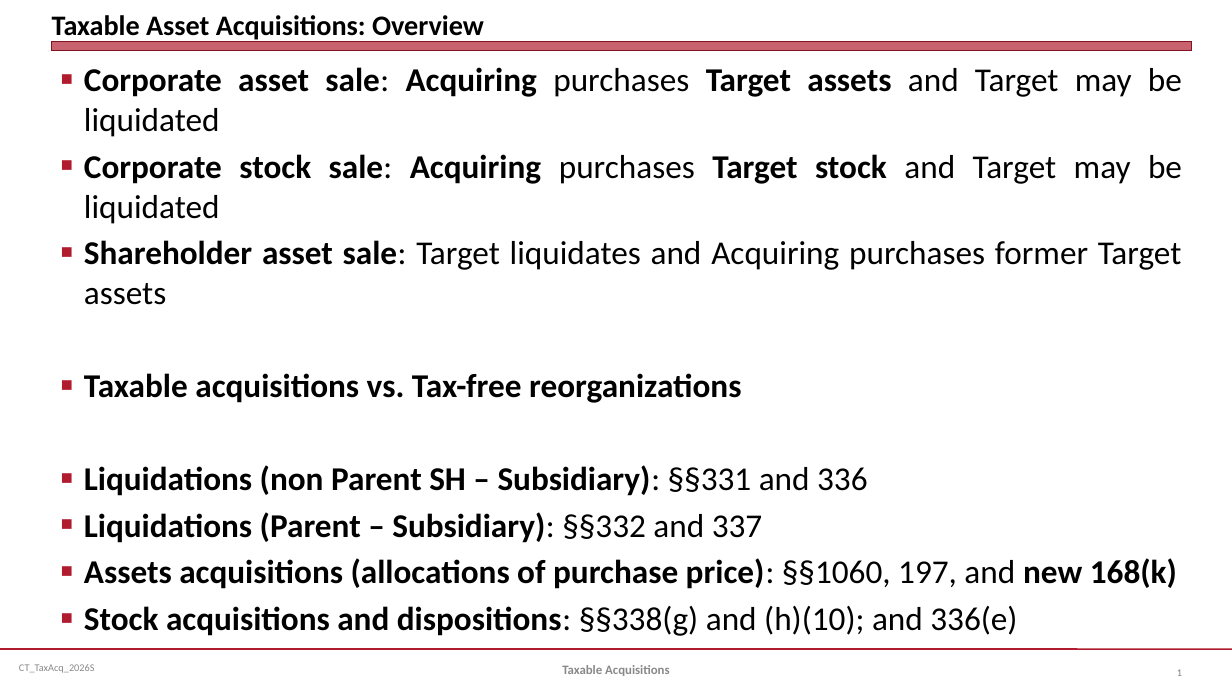
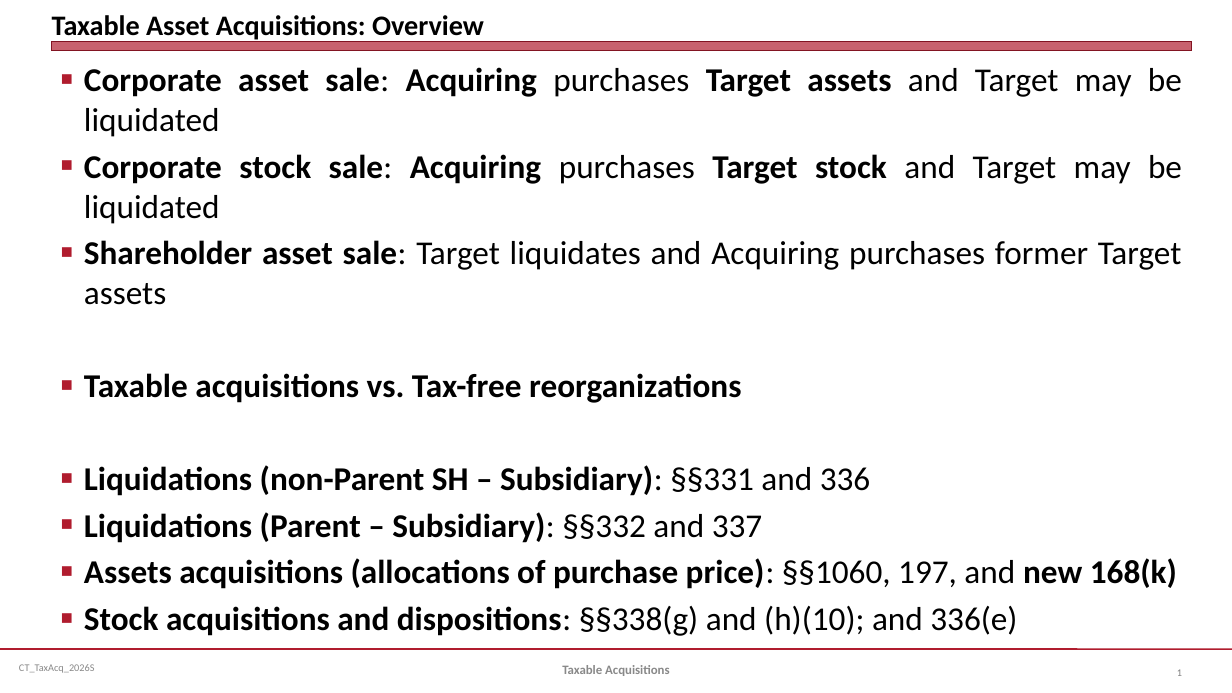
Before and after one commit to jmc877/Corporate-Tax, a slide deck: slide 1 of slides/CT_TaxAcq_2026S.pptx. Drawn at 1232x693 pixels with LibreOffice and Linux fonts; fonts in the diff are those of the drawing. Boxes give left, top, right and bottom in pixels: in the first picture for what was removed or moved away, otherwise in the second. Text is boxed around its words. In the diff, an @@ line names an element or a change of style, - is before the commit and + after.

```diff
--- a/slides/CT_TaxAcq_2026S.pptx
+++ b/slides/CT_TaxAcq_2026S.pptx
@@ text at bbox=[84, 465, 871, 496]: text changed @@
-■ Liquidations (non Parent SH – Subsidiary): §§331 and 336
+■ Liquidations (non-Parent SH – Subsidiary): §§331 and 336
```
Also in this commit, not shown: 1 other slide changed, 2 other files.
